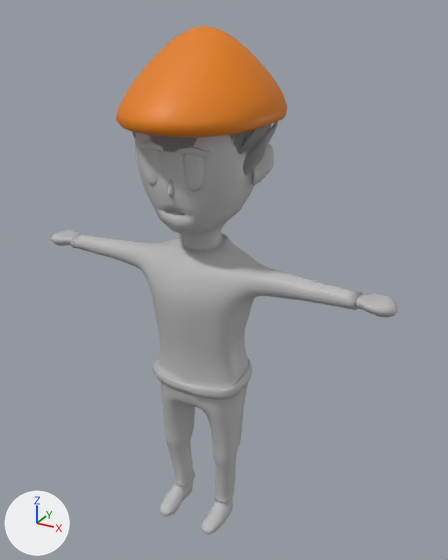
Two versions of the Blender file Blender/PersonagemBase.blend, one commit apart.
Before and after are seen from a 50 mm lens placed at (0.88, -1.466, 1.653), pointed at (0.044, 0.055, 0.893). The lights are fixed; the arrows at lower left show +X, +Y and +Z.

Names of what the first picture shows: 'Boneco.001', 'Boneco.002', 'Boneco.003', 'Cabelo.001', 'ChapeuBoneco.001', 'Cube'.
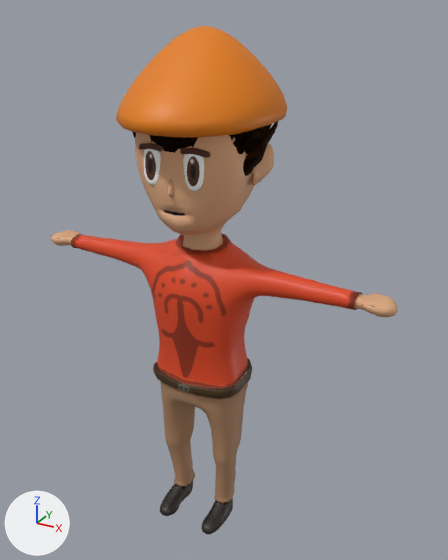
Boxes (x1, y1, x2, y2) around the edits, measured in the pictures (448 x 560 px):
'Boneco.001', surface changed (grey to red)
    both: (51, 133, 398, 534)
'Cabelo.001', surface changed
    both: (133, 121, 278, 176)
'Boneco.002', surface changed
    both: (144, 149, 204, 191)
'Boneco.003', surface changed (grey to brown)
    both: (252, 143, 274, 185)
'Cube', surface changed (grey to brown)
    both: (139, 143, 210, 158)

The edits, one by one:
Picture 'Olhos1' (img_olhos1) is new.
Picture 'Corpo' (img_corpo) is new.
Picture 'Hair' (img_hair) is new.
Picture 'Sobrancelhas' (img_sobrancelhas) is new.
In material 'Material.003' (mat_material_003), base_color is no longer (0.5, 0.5, 0.5), grey #bcbcbc.
In material 'Material.003' (mat_material_003), texture is now set to img_sobrancelhas.
In material '03 - Default.001' (mat_03___default_001), base_color is no longer (0.5, 0.5, 0.5), grey #bcbcbc.
In material '03 - Default.001' (mat_03___default_001), texture is now set to img_hair.
In material 'Material' (mat_material), base_color is no longer (0.5, 0.5, 0.5), grey #bcbcbc.
In material 'Material' (mat_material), texture is now set to img_corpo.
In material 'Material.002' (mat_material_002), base_color is no longer (0.5, 0.5, 0.5), grey #bcbcbc.
In material 'Material.002' (mat_material_002), texture is now set to img_olhos1.
